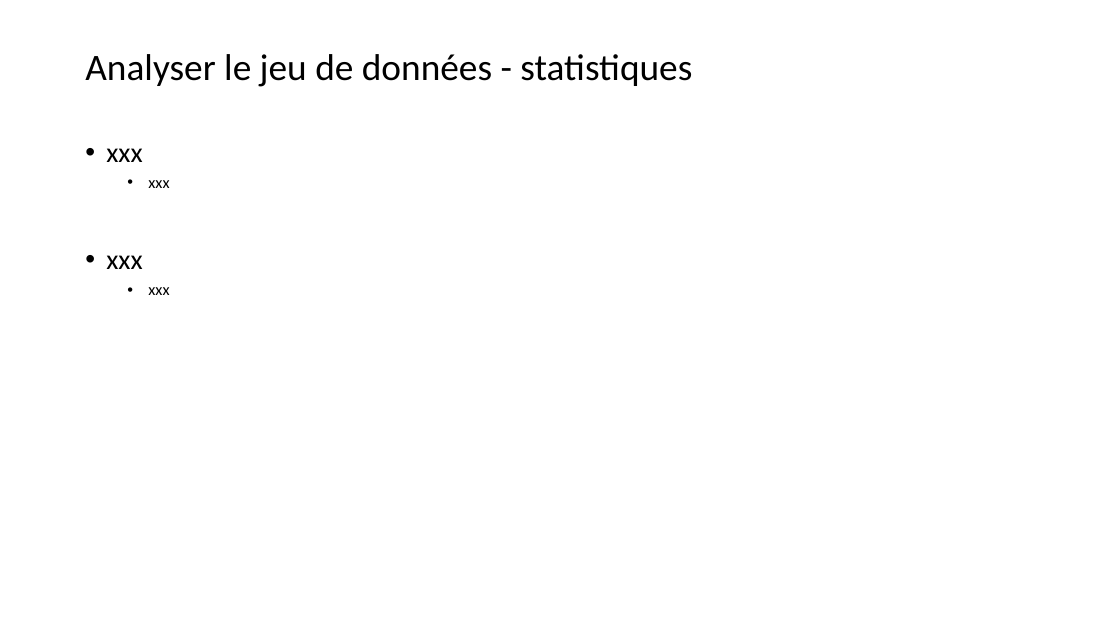
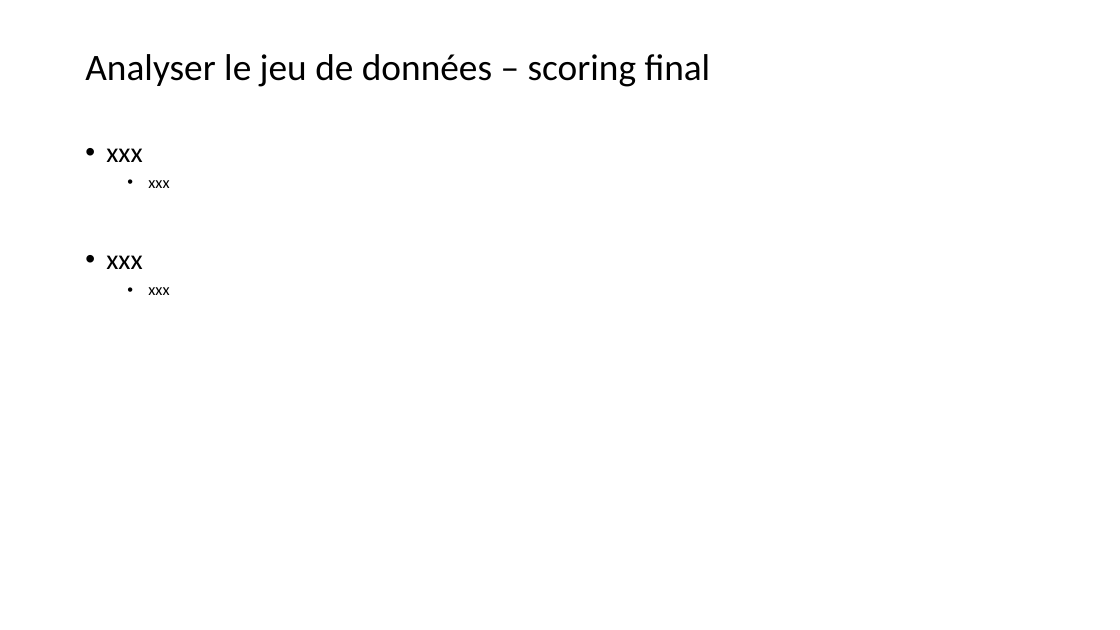
Before and after one commit to ludovic-source/Data_scientist_formation, a slide deck: slide 24 of livrables/Projet_2_presentation_Ludovic_Chimier.pptx (slide 10 before the commit). Drawn at 1120x630 pixels with LibreOffice and Linux fonts; fonts in the diff are those of the drawing. Boxes give left, top, right and bottom in pixels: in the first picture for what was removed or moved away, otherwise in the second. Text is boxed around its words. In the diff, an @@ line names an element or a change of style, - is before the commit and + after.

```diff
--- a/livrables/Projet_2_presentation_Ludovic_Chimier.pptx
+++ b/livrables/Projet_2_presentation_Ludovic_Chimier.pptx
@@ title at (x1=85, y1=54, x2=711, y2=87): text changed @@
-Analyser le jeu de données - statistiques
+Analyser le jeu de données – scoring final
```
Also in this commit, not shown: 9 other slides changed, 16 slides added, 1 slide removed.
